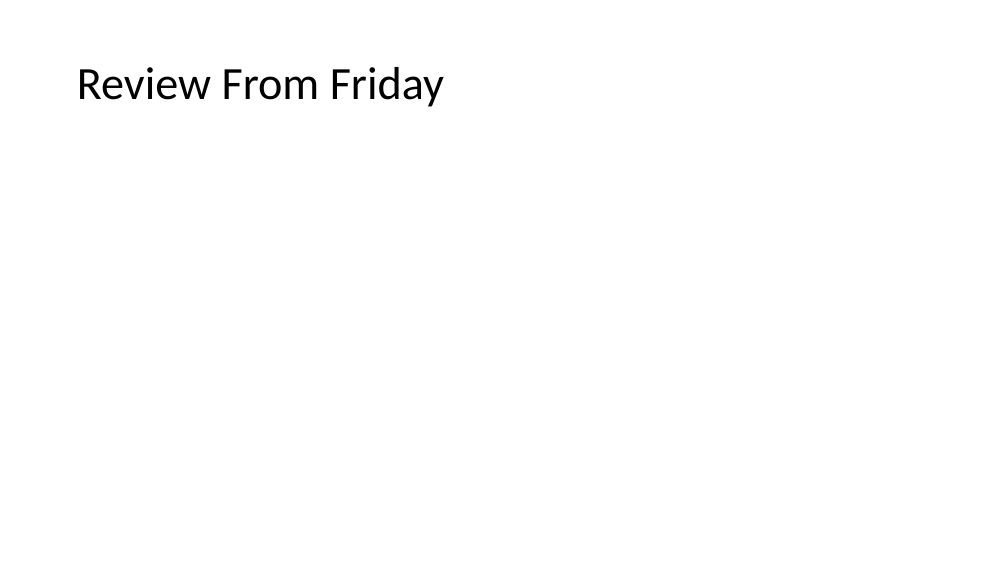
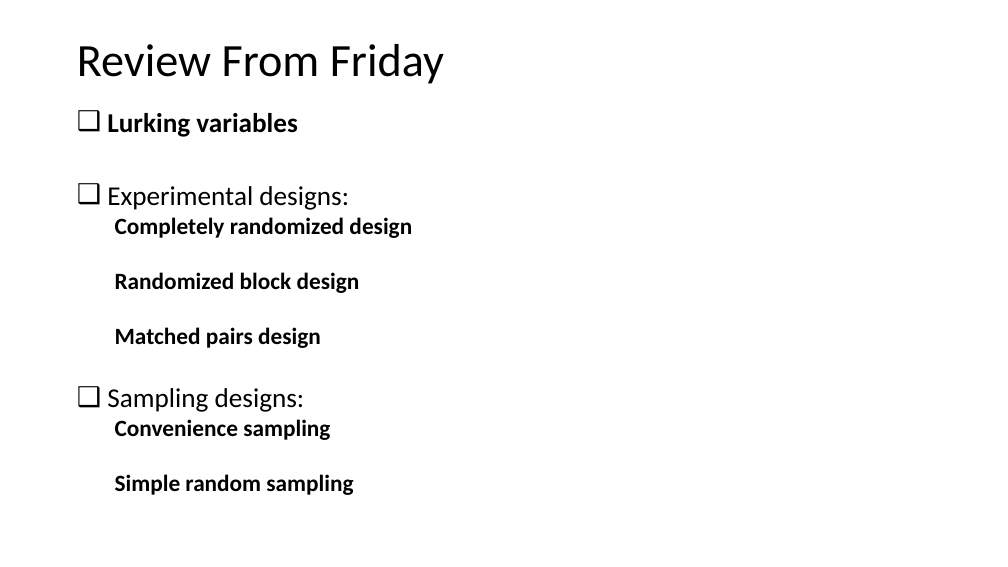
Before and after one commit to Jarred6068/UI_STAT251-03_Spring_2024, a slide deck: slide 2 of docs/lecture_slides/Week 6/Week6_Lecture10_Slides_2_12_2024.pptx. Drawn at 1008x567 pixels with LibreOffice and Linux fonts; fonts in the diff are those of the drawing. Boxes give left, top, right and bottom in pixels: in the first picture for what was removed or moved away, otherwise in the second. Text is boxed around its words. In the diff, an @@ line names an element or a change of style, - is before the commit and + after.

```diff
--- a/docs/lecture_slides/Week 6/Week6_Lecture10_Slides_2_12_2024.pptx
+++ b/docs/lecture_slides/Week 6/Week6_Lecture10_Slides_2_12_2024.pptx
@@ title "Review From Friday": place and size @@
-title "Review From Friday" at box(77, 67, 444, 107)
+title "Review From Friday" at box(77, 44, 444, 84)
@@ text added at box(107, 113, 412, 495), 22.2 pt, text #000000, bold @@
+❑ Lurking variables
+❑ Experimental designs:
+  Completely randomized design
+  Randomized block design
+  Matched pairs design
+❑ Sampling designs:
+  Convenience sampling
+  Simple random sampling
```
Also in this commit, not shown: 3 other files.
